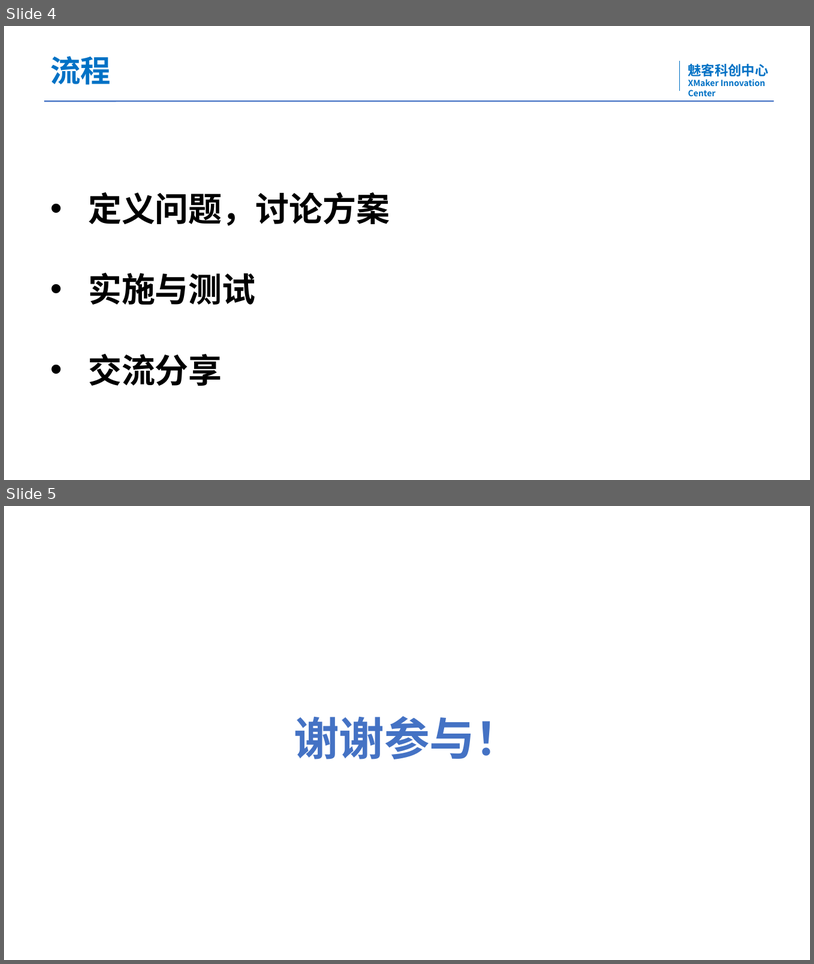
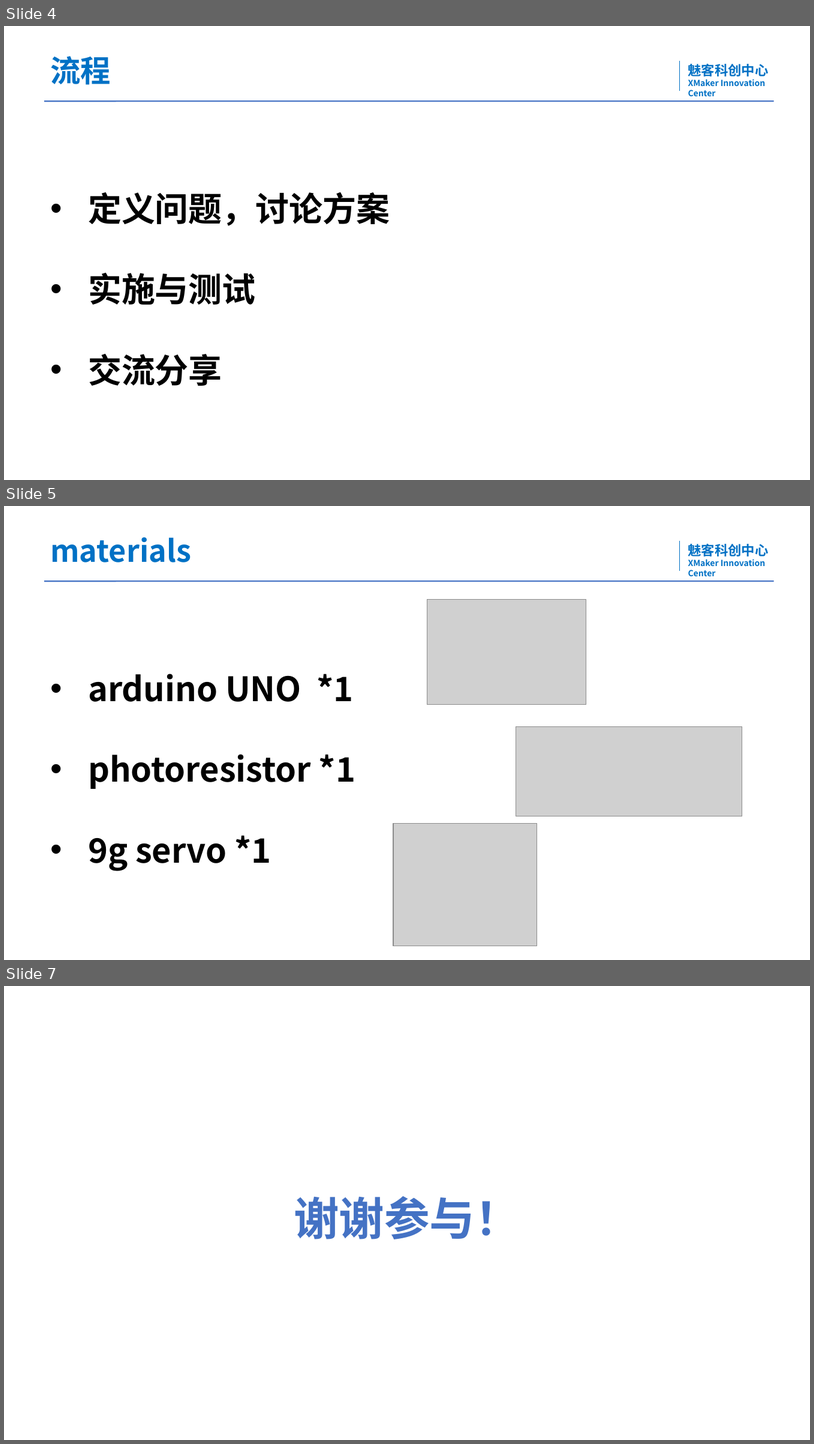
Before and after one commit to XMakerYu666/googleDino, a slide deck: googleDinoWorkshop.pptx. Shown one above the other, each under a label of ours: slides 4 and 5 before the commit, slides 4, 5 and 7 after it; the slides between them are not shown. The pictures are 814x964 and 814x1444 pixels, drawn with LibreOffice and Linux fonts; fonts in the diff are those of the drawing; grey boxes stand for pictures; background and template pictures are left out. Boxes give left, top, right and bottom in pixels: in the first picture for what was removed or moved away, otherwise in the second. Text is boxed around its words. In the diff, an @@ line names an element or a change of style, - is before the commit and + after.

```diff
--- a/googleDinoWorkshop.pptx
+++ b/googleDinoWorkshop.pptx
@@ slide 5 added at [4,506,810,960], background #FFFFFF; not listed: 4 template elements that a slide beside it also shows @@
@@ title added at [50,537,191,562], 36 pt, text #0071C5, bold @@
+materials
@@ picture added at [428,599,587,705] @@
@@ text added at [88,673,356,871], 40 pt, text #000000, bold @@
+• arduino UNO *1
+• photoresistor *1
+• 9g servo *1
@@ picture added at [516,726,743,816] @@
@@ picture added at [393,823,537,945] @@
@@ what was slide 5 is now slide 7 @@
```
Also in this commit, not shown: 1 slide changed, 1 other slide added.
